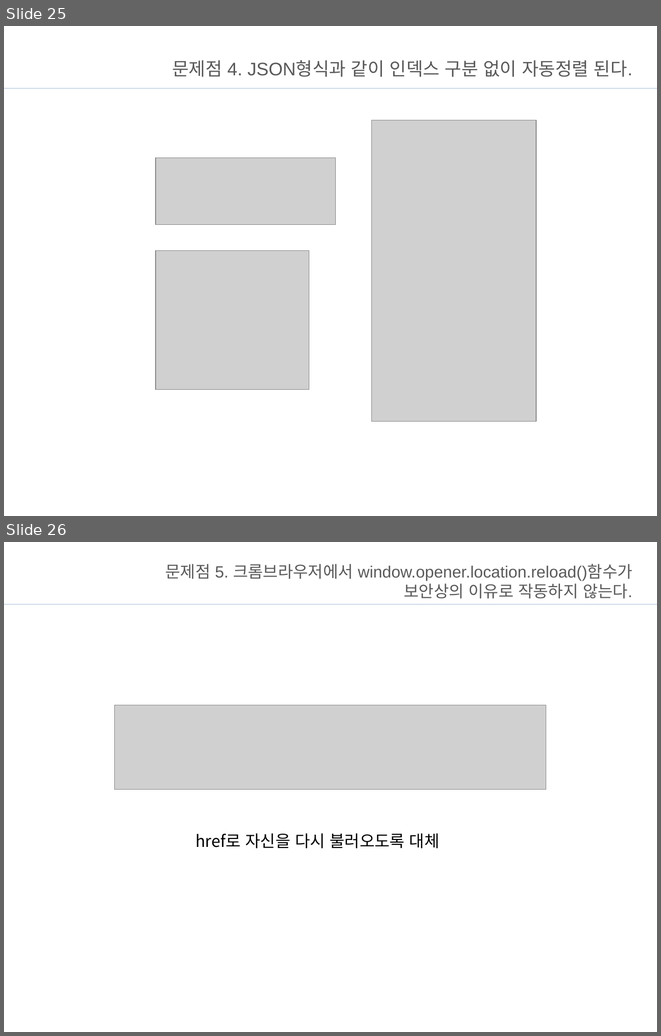
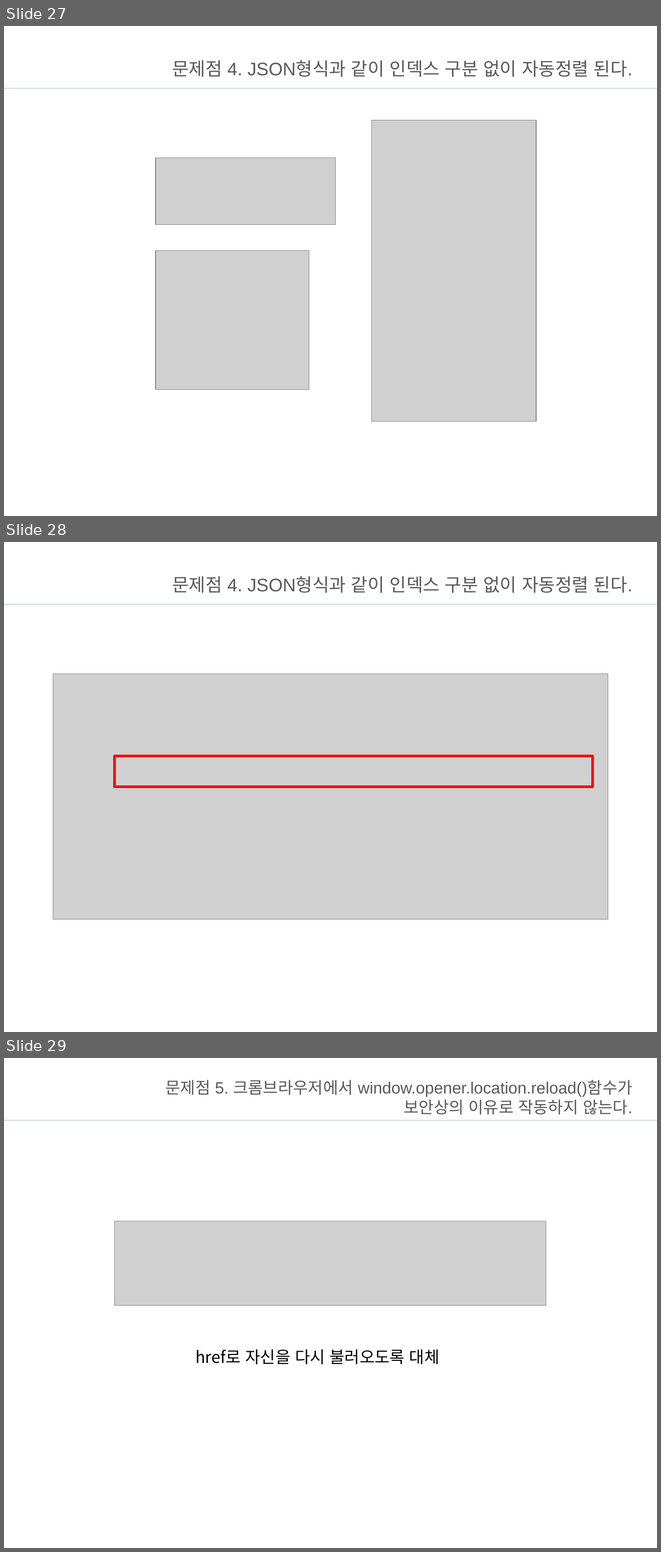
Before and after one commit to Jo-jangho/Web, a slide deck: 과제/JavaScript브리핑.pptx. Shown one above the other, each under a label of ours: slides 25 and 26 before the commit, slides 27, 28 and 29 after it. The pictures are 661x1036 and 661x1552 pixels, drawn with LibreOffice and Linux fonts; fonts in the diff are those of the drawing; grey boxes stand for pictures; background and template pictures are left out. Boxes give left, top, right and bottom in pixels: in the first picture for what was removed or moved away, otherwise in the second. Text is boxed around its words. In the diff, an @@ line names an element or a change of style, - is before the commit and + after.

```diff
--- a/과제/JavaScript브리핑.pptx
+++ b/과제/JavaScript브리핑.pptx
@@ slide 28 added at box(4, 542, 657, 1032), background #FFFFFF; not listed: 1 template element that a slide beside it also shows @@
@@ title added at box(172, 576, 633, 593), 20 pt, text #595959 @@
+문제점 4. JSON형식과 같이 인덱스 구분 없이 자동정렬 된다.
@@ picture added at box(53, 674, 608, 919) @@
@@ rectangle added at box(114, 756, 592, 787), outline #FF0000 3 pt @@
@@ what was slide 25 is now slide 27 @@
@@ what was slide 26 is now slide 29 @@
```
Also in this commit, not shown: 5 slides changed, 8 other slides added, 3 other files.
